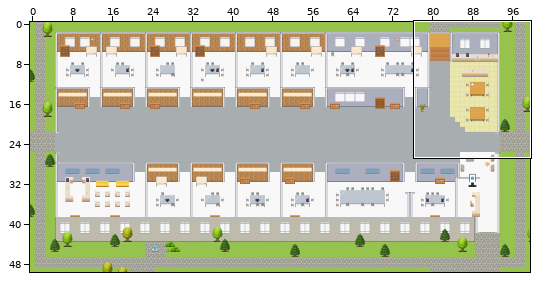
Level history. Tiled map (JSON): maps/Integration-Platform.tmj. The picture above shows the old version from afar; the outline marks the close-up.
Close-up. The starting point:
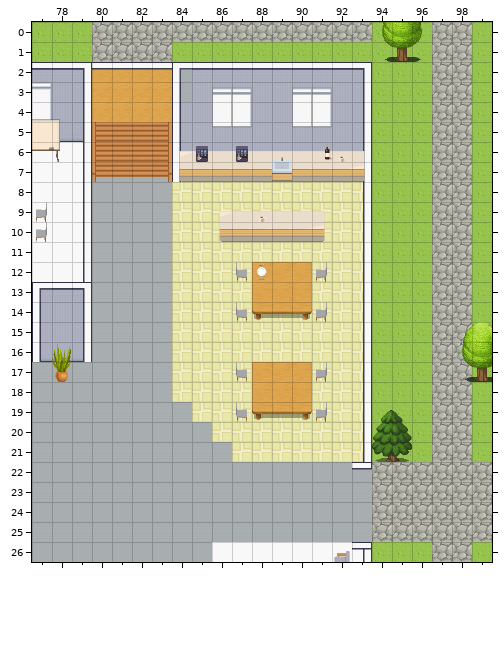
Cells are 32x32 px. Shown: x 77..99, y 0..26. The commit also changed other parts of the map, which this record leaves out.
Now the later version:
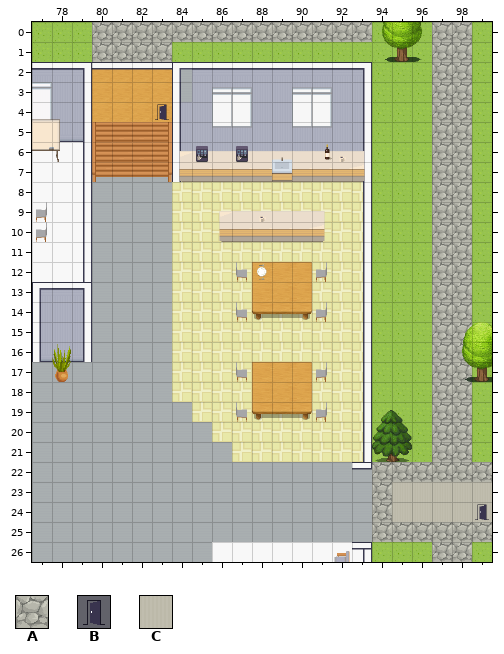
Key: from "Exterior": A 638; from "User_Zones": B 65; from "room2": C 328.
_ is an empty cell.
What changed:
Layer "outside":
The author changed tile A to tile C in rows 23 to 24 at x 95 to 99.
Layer "zones":
Tile B now appears in row 4 at x 83; in row 24 at x 99.
Pixel boxes of the changes (left, top, right, bottom) in both close-ups:
added: (155, 104, 169, 120)
changed: (392, 482, 492, 522)
